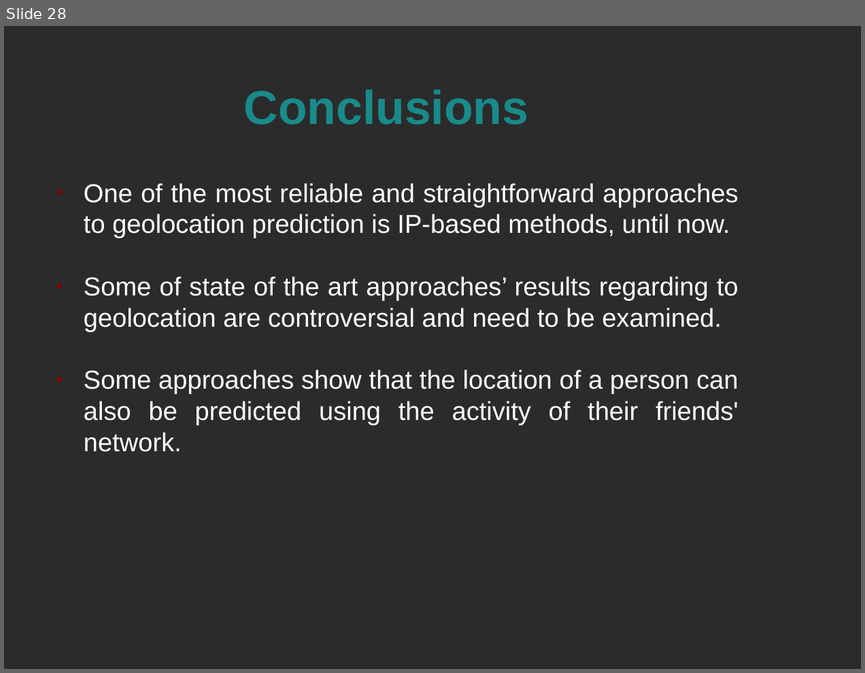
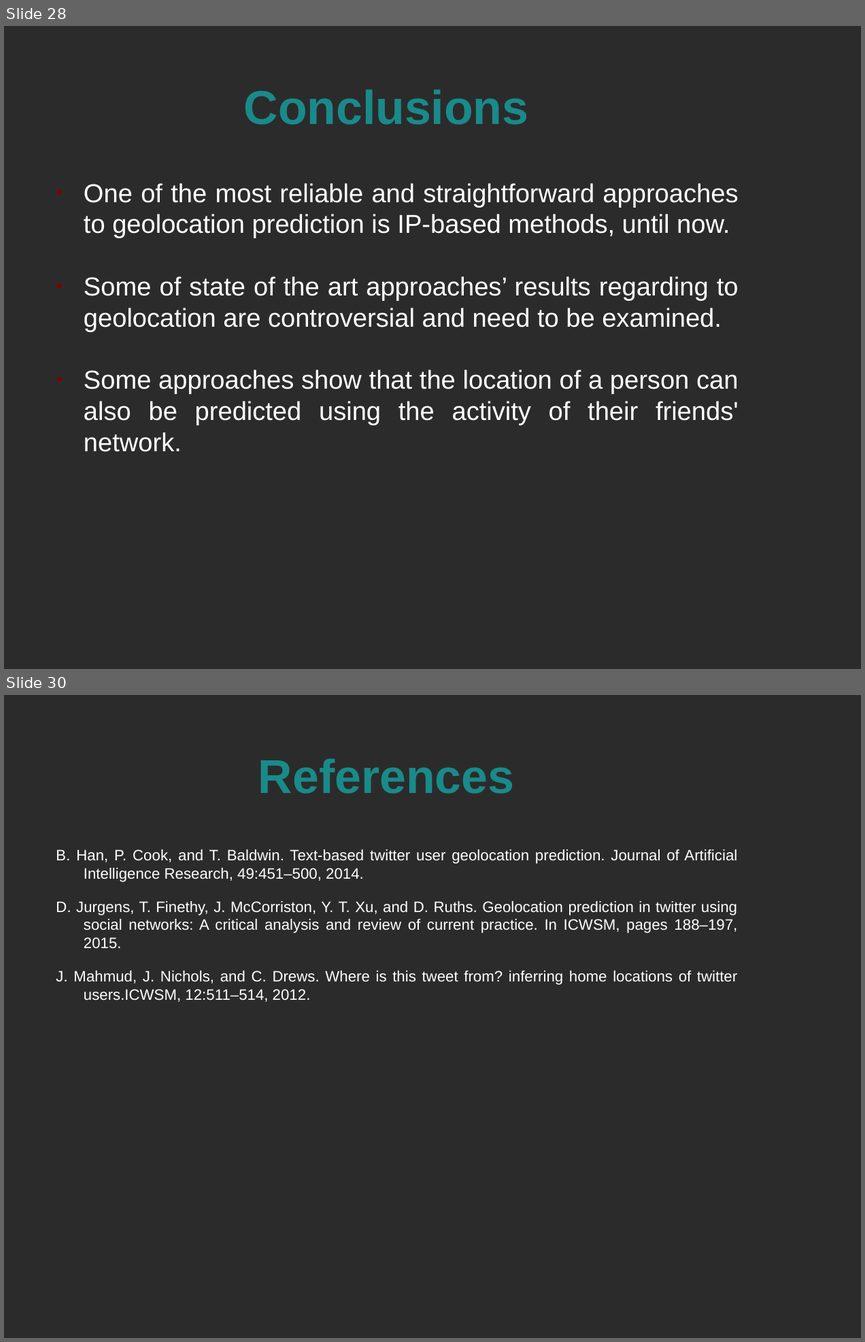
Before and after one commit to alextsil/twitter-topic-detection-and-analysis, a slide deck: parousiasi/presentation.odp. Shown one above the other, each under a label of ours: slide 28 before the commit, slides 28 and 30 after it; the slides between them are not shown. The pictures are 865x673 and 865x1342 pixels, drawn with LibreOffice and Linux fonts; fonts in the diff are those of the drawing; background and template pictures are left out; a plain dark background stands for a picture behind light text. Boxes give left, top, right and bottom in pixels: in the first picture for what was removed or moved away, otherwise in the second. Text is boxed around its words. In the diff, an @@ line names an element or a change of style, - is before the commit and + after.

Commit message:
Presentation Ready

```diff
--- a/parousiasi/presentation.odp
+++ b/parousiasi/presentation.odp
@@ slide 30 added at bbox=[4, 695, 861, 1338], background picture (left out) @@
@@ title added at bbox=[258, 758, 514, 794], 44 pt, text #198A8A, bold @@
+References
@@ text added at bbox=[56, 849, 737, 1002], 14 pt, text #FFFFFF @@
+B. Han, P. Cook, and T. Baldwin. Text-based twitter user geolocation prediction. Journal of Artificial Intelligence Research, 49:451–500, 2014.
+D. Jurgens, T. Finethy, J. McCorriston, Y. T. Xu, and D. Ruths. Geolocation prediction in twitter using social networks: A critical analysis and review of current practice. In ICWSM, pages 188–197, 2015.
+J. Mahmud, J. Nichols, and C. Drews. Where is this tweet from? inferring home locations of twitter users.ICWSM, 12:511–514, 2012.
```
Also in this commit, not shown: 1 slide changed, 1 slide removed, 1 other file.
